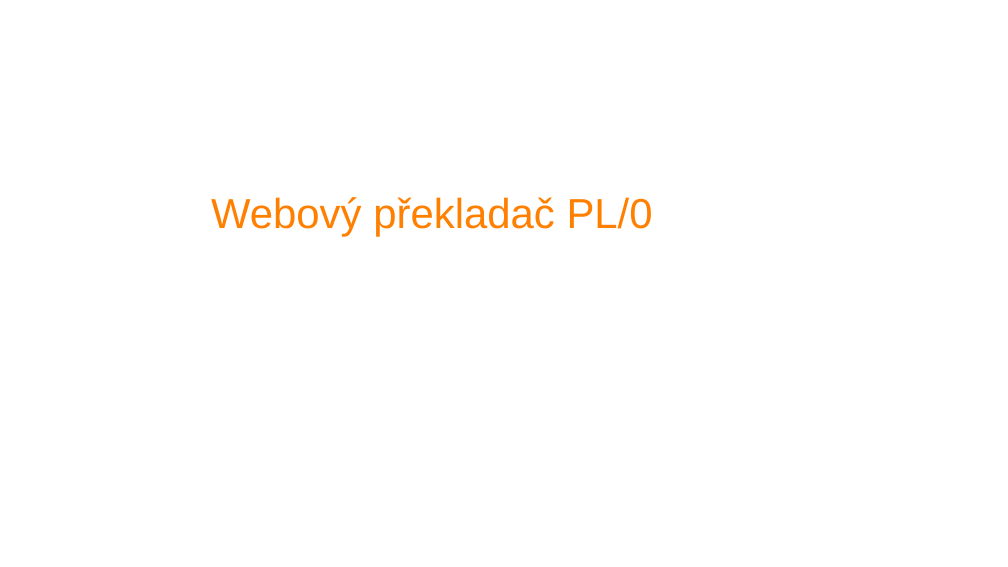
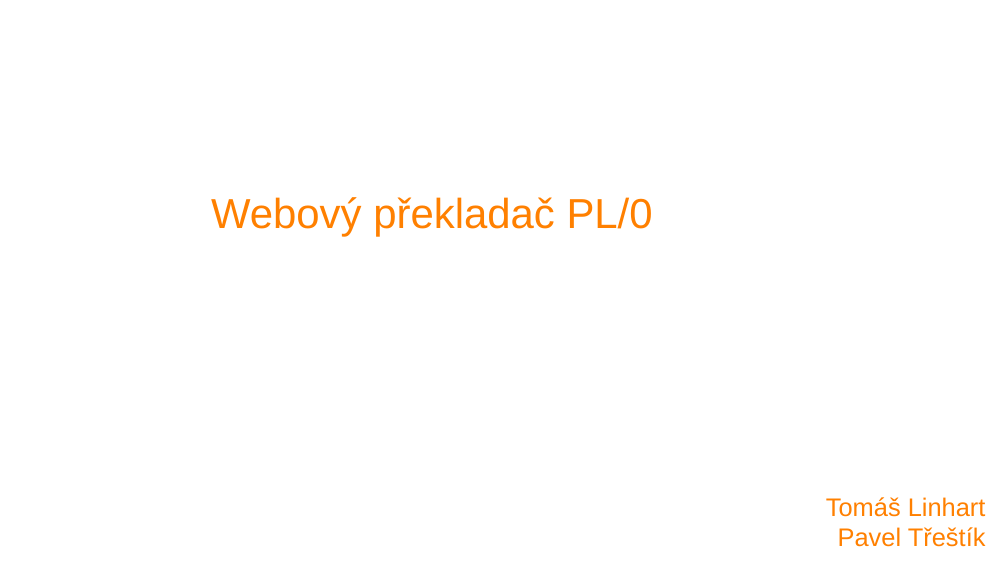
Before and after one commit to trestikp/fjp_semestral, a slide deck: slide 1 of presentation/grammar_presentation.odp. Drawn at 1008x567 pixels with LibreOffice and Linux fonts; fonts in the diff are those of the drawing; background and template pictures are left out. Boxes give left, top, right and bottom in pixels: in the first picture for what was removed or moved away, otherwise in the second. Text is boxed around its words. In the diff, an @@ line names an element or a change of style, - is before the commit and + after.

```diff
--- a/presentation/grammar_presentation.odp
+++ b/presentation/grammar_presentation.odp
@@ text added at <box>826,497,986,547</box>, 20 pt, text #FF8000 @@
+Tomáš Linhart
+Pavel Třeštík
```
Also in this commit, not shown: 1 other slide changed, 2 other files.
